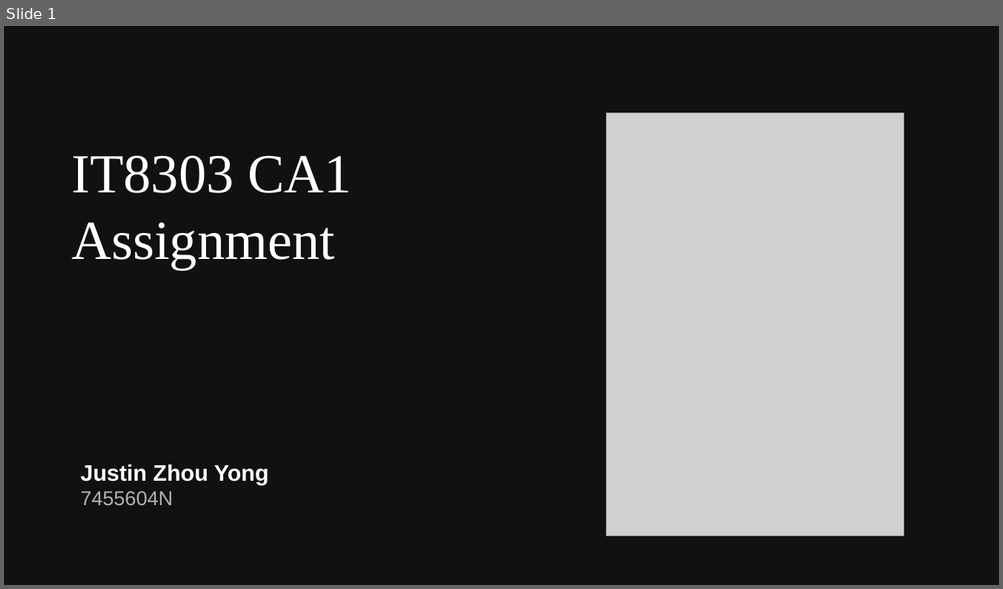
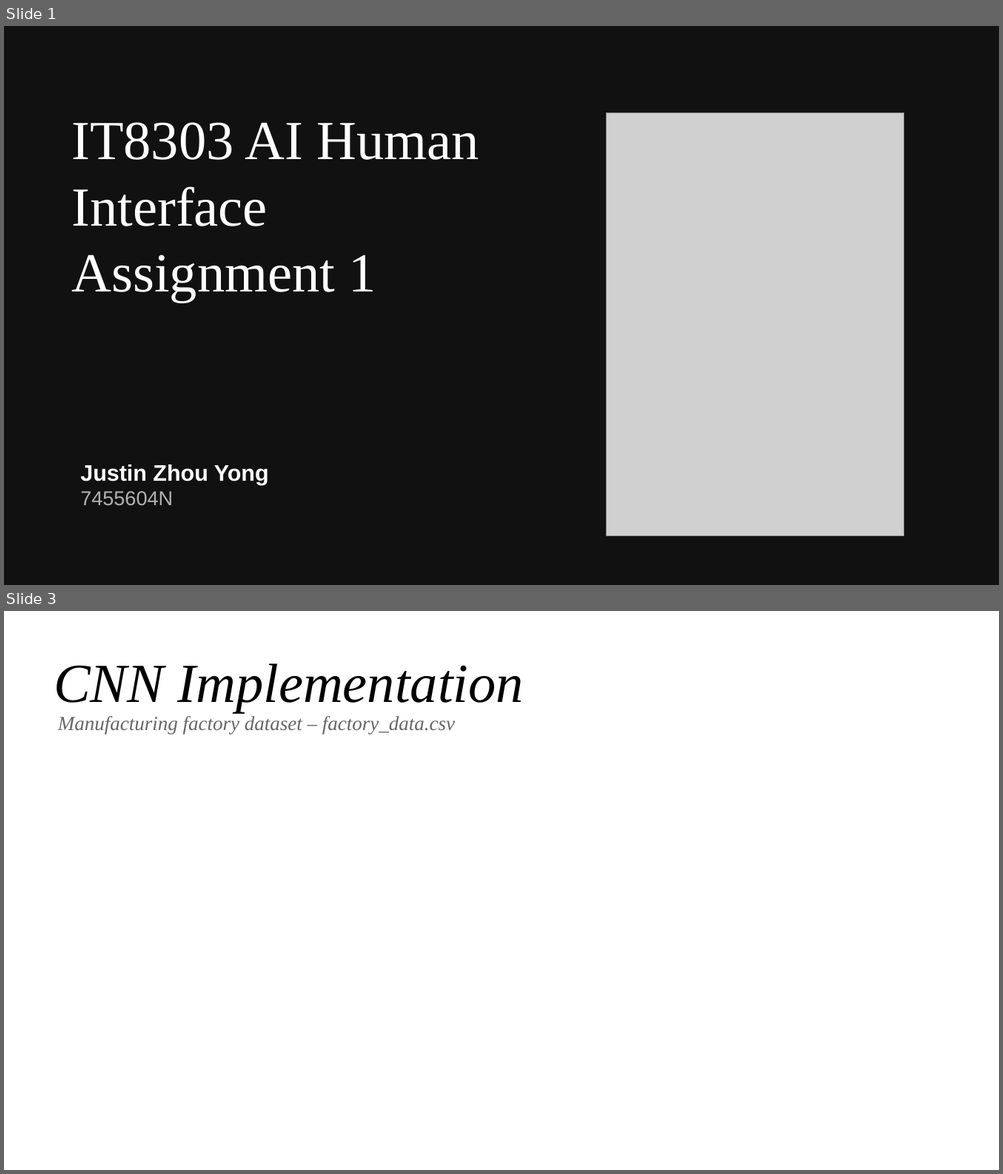
Before and after one commit to juzhyo/IT8303-AI-Human-Interface, a slide deck: ca1/slides.odp. Shown one above the other, each under a label of ours: slide 1 before the commit, slides 1 and 3 after it; the slides between them are not shown. The pictures are 1003x589 and 1003x1174 pixels, drawn with LibreOffice and Linux fonts; fonts in the diff are those of the drawing; grey boxes stand for pictures. Boxes give left, top, right and bottom in pixels: in the first picture for what was removed or moved away, otherwise in the second. Text is boxed around its words. In the diff, an @@ line names an element or a change of style, - is before the commit and + after.

```diff
--- a/ca1/slides.odp
+++ b/ca1/slides.odp
@@ slide 3 added at (4,611,999,1170), background #FFFFFF @@
@@ title added at (54,664,523,712), 44 pt, text #000000, italic @@
+CNN Implementation
@@ text added at (58,716,455,734), 16 pt, text #666666, italic @@
+Manufacturing factory dataset – factory_data.csv
@@ slide 1 changed as well @@
@@ title at (71,122,478,302): text changed @@
-IT8303 CA1 Assignment
+IT8303 AI Human Interface Assignment 1
```
Also in this commit, not shown: 6 other slides added, 6 slides removed, 6 other files.
